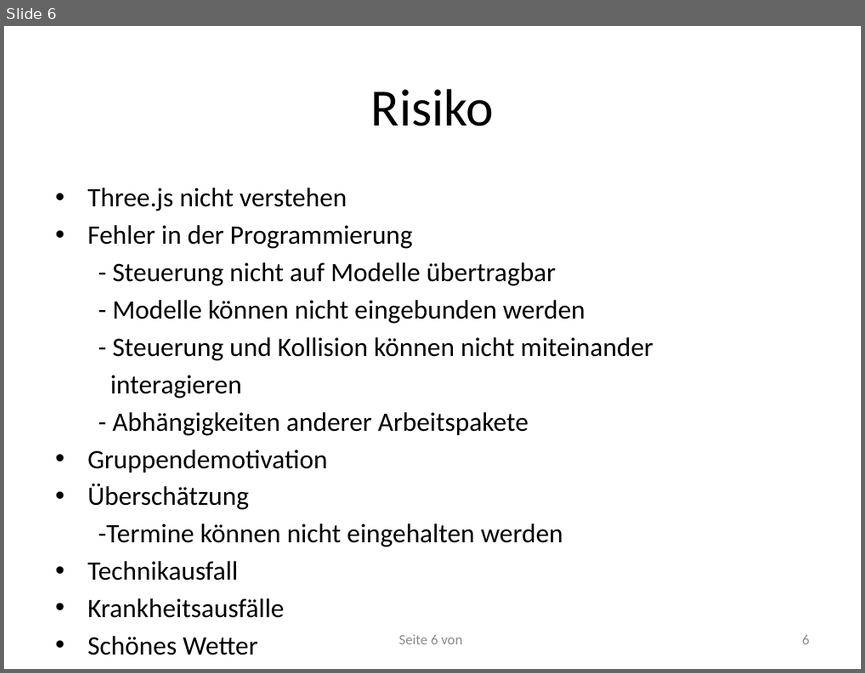
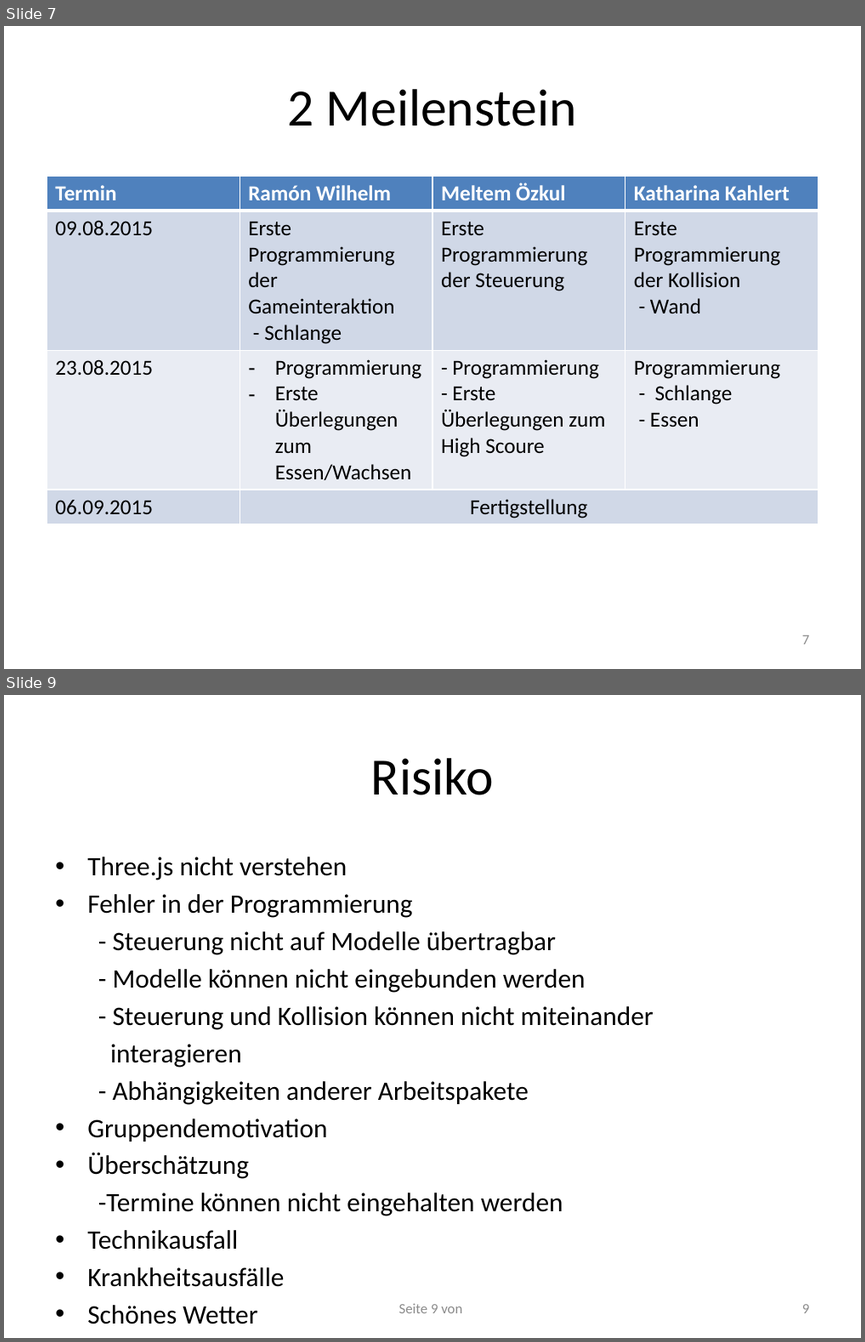
Before and after one commit to RamoramaInteractive/GDV-Projekt, a slide deck: Planungspraesentation-Mitte Juni/Planungspräsentation V. 1.pptx. Shown one above the other, each under a label of ours: slide 6 before the commit, slides 7 and 9 after it; the slides between them are not shown. The pictures are 865x673 and 865x1342 pixels, drawn with LibreOffice and Linux fonts; fonts in the diff are those of the drawing. Boxes give left, top, right and bottom in pixels: in the first picture for what was removed or moved away, otherwise in the second. Text is boxed around its words. In the diff, an @@ line names an element or a change of style, - is before the commit and + after.

Commit message:
Meilensteine geklärt

```diff
--- a/Planungspraesentation-Mitte Juni/Planungspräsentation V. 1.pptx
+++ b/Planungspraesentation-Mitte Juni/Planungspräsentation V. 1.pptx
@@ slide 7 added at <box>4,26,861,669</box>, background #FFFFFF @@
@@ title added at <box>288,89,577,126</box>, 44 pt, text #000000 @@
+2 Meilenstein
@@ table added at <box>46,176,818,522</box>, 4 rows, 4 columns @@
+Termin | Ramón Wilhelm | Meltem Özkul | Katharina Kahlert
+09.08.2015 | Erste Programmierung der Gameinteraktion / - Schlange | Erste Programmierung der Steuerung | Erste Programmierung der Kollision / - Wand
+23.08.2015 | Programmierung / Erste Überlegungen zum Essen/Wachsen | - Programmierung / - Erste Überlegungen zum High Scoure | Programmierung / - Schlange / - Essen
+06.09.2015 | Fertigstellung |  | 
@@ page number added at <box>802,635,809,644</box>, 12 pt, text #8C8C8C @@
+7
@@ what was slide 6 is now slide 9 @@
@@ page number at <box>399,1303,462,1313</box>: text changed @@
-Seite 6 von
+Seite 9 von
@@ page number at <box>802,1304,809,1313</box>: text changed @@
-6
+9
```
Also in this commit, not shown: 1 slide changed, 2 other slides added.
